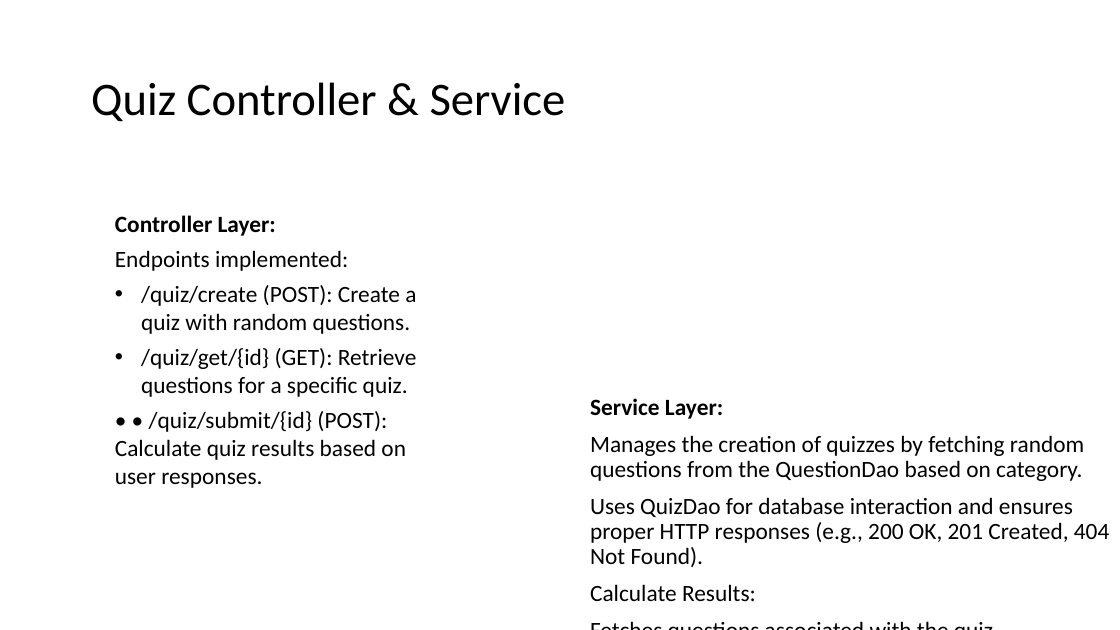
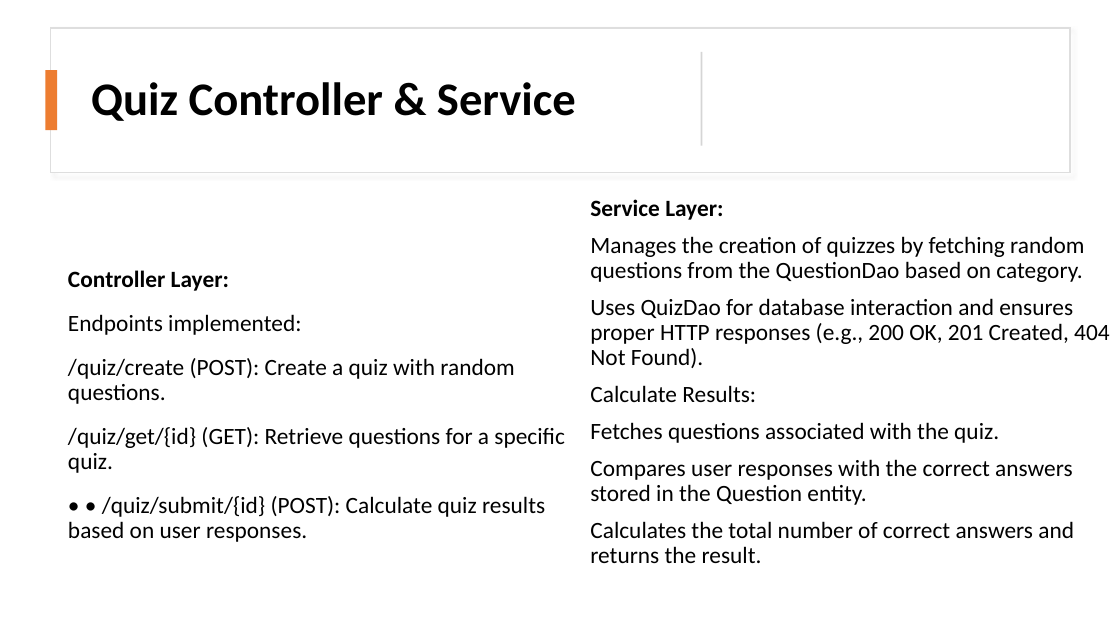
Before and after one commit to priyasdamodharan/QuizApp, a slide deck: slide 7 of QuizApplication.pptx. Drawn at 1120x630 pixels with LibreOffice and Linux fonts; fonts in the diff are those of the drawing. Boxes give left, top, right and bottom in pixels: in the first picture for what was removed or moved away, otherwise in the second. Text is boxed around its words. In the diff, an @@ line names an element or a change of style, - is before the commit and + after.

Commit message:
updated slides

```diff
--- a/QuizApplication.pptx
+++ b/QuizApplication.pptx
@@ rectangle added at [50, 28, 1070, 172], fill #FFFFFF, outline #DEDEDE 1 pt @@
@@ text "Quiz Controller & Service" at [91, 82, 576, 121]: bold on @@
@@ rectangle added at [701, 52, 702, 146], fill #D5D5D5 @@
@@ rectangle added at [45, 71, 57, 131], fill #ED7D31 @@
@@ text "Service Layer:" rewrapped from [590, 435, 1109, 601] to [590, 236, 1109, 563] @@
@@ text "Controller Layer:": place and size @@
-text "Controller Layer:" at [115, 215, 417, 488]
+text "Controller Layer:" at [68, 314, 564, 542]
@@ text "Controller Layer:" at [68, 314, 564, 542]: line spacing 1 to 0.9; more space between paragraphs; bullet • to none; vertical alignment top to middle @@
```
Also in this commit, not shown: 6 other slides changed.
